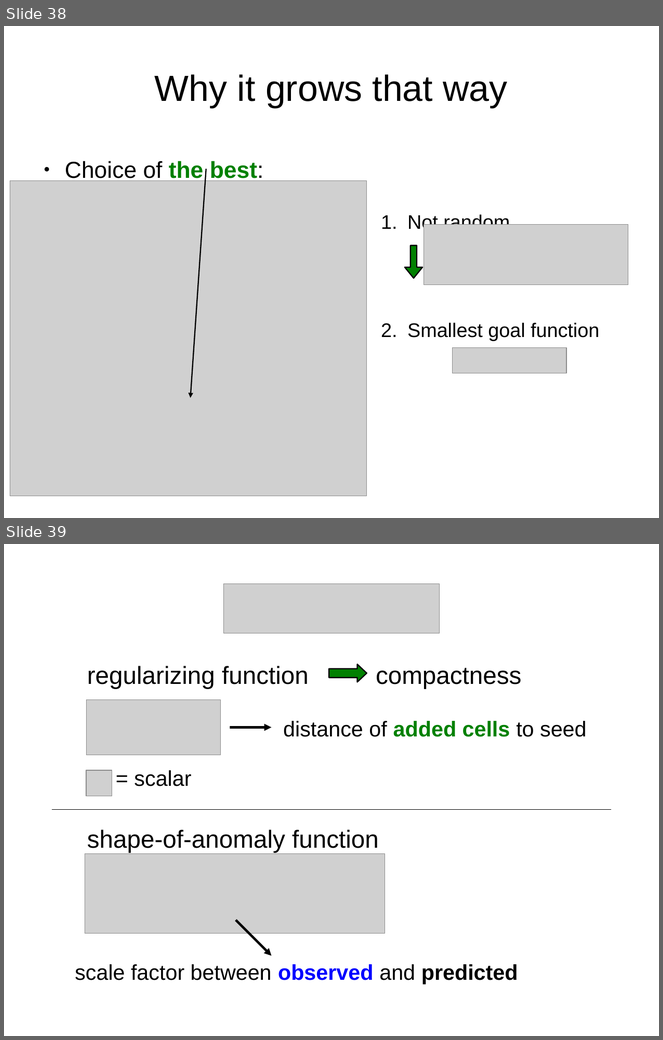
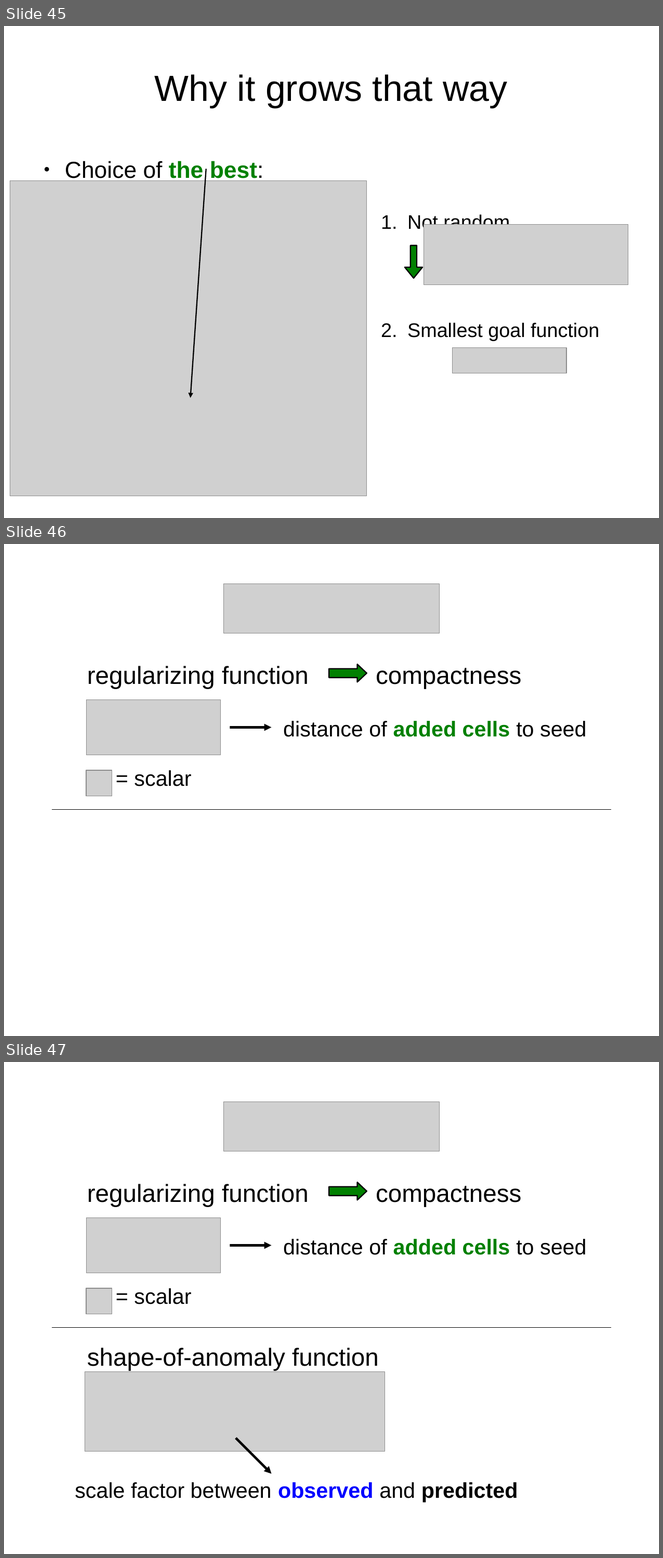
Before and after one commit to leouieda/agu-cancun2013, a slide deck: presentation/uieda_oliveirajr_barbosa.odp. Shown one above the other, each under a label of ours: slides 38 and 39 before the commit, slides 45, 46 and 47 after it. The pictures are 663x1040 and 663x1558 pixels, drawn with LibreOffice and Linux fonts; fonts in the diff are those of the drawing; grey boxes stand for pictures. Boxes give left, top, right and bottom in pixels: in the first picture for what was removed or moved away, otherwise in the second. Text is boxed around its words. In the diff, an @@ line names an element or a change of style, - is before the commit and + after.

```diff
--- a/presentation/uieda_oliveirajr_barbosa.odp
+++ b/presentation/uieda_oliveirajr_barbosa.odp
@@ slide 46 added at (4,544,659,1036), background #FFFFFF @@
@@ picture added at (224,584,440,633) @@
@@ text added at (87,666,309,689), 30 pt, text #000000 @@
+regularizing function
@@ right arrow added at (329,664,367,682), fill #008000, outline #000000 1.45 pt @@
@@ text added at (376,668,521,689), 30 pt, text #000000 @@
+compactness
@@ picture added at (87,700,221,755) @@
@@ arrow added from (230, 727) to (272, 727), #000000 2.89 pt @@
@@ text added at (283,721,586,737), 26 pt, text #000000 @@
+distance of added cells to seed
@@ picture added at (86,770,112,796) @@
@@ text added at (134,770,191,786), 26 pt, text #000000 @@
+= scalar
@@ line added from (52, 809) to (611, 809), #000000 0 pt @@
@@ what was slide 38 is now slide 45 @@
@@ what was slide 39 is now slide 47 @@
```
Also in this commit, not shown: 5 slides changed, 30 other slides added, 2 slides removed.
